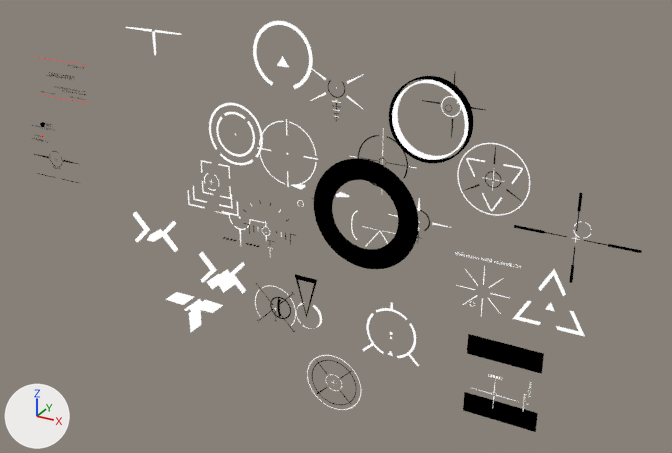
One commit to the Blender file [workfiles]/reticle.blend: the scene before it, then after it.
The view is the same before and after, from a 50 mm lens placed at (66.2, -76.2, 30.2), pointed at (26.2, -3.5, -6.1). Lighting does not change. The marker at lower left points along +X, +Y and +Z. Text is drawn in Blender's own font.

Before the edit, the objects in view are built like this:
```python
ob_acog = bpy.data.objects.new('acog', me_circle_002)
ob_acog.location = (34.27, 0.0, -4.38)
ob_b4 = bpy.data.objects.new('b4', me_plane_009)
ob_b4.location = (26.53, 0.0, 7.83)
ob_border = bpy.data.objects.new('Border', me_circle)
ob_border.location = (28.8, 0.0, -4.75)
ob_fal = bpy.data.objects.new('fal', me_circle_007)
ob_fal.location = (26.11, 0.0, -13.47)
ob_fal.rotation_euler = (1.571, 0.0, 0.0)  # degrees (90, 0, 0)
ob_ham = bpy.data.objects.new('ham', me_cylinder_006)
ob_ham.location = (23.24, 0.0, -3.71)
ob_okp = bpy.data.objects.new('okp', me_cube)
ob_okp.location = (7.17, 0.0, -20.01)
ob_plane = bpy.data.objects.new('Plane', me_plane_003)
ob_plane.location = (40.99, 0.0, 0.73)
ob_scope = bpy.data.objects.new('Scope', me_cylinder)
ob_scope.location = (17.75, 0.0, -8.62)
ob_scope2 = bpy.data.objects.new('Scope2', me_cylinder_003)
ob_scope2.location = (38.1, 0.0, 7.98)
# also in view: 'thermal' at (43.2, -1.8, -20.3); 'rm' at (19.7, -2.1, 9.7); 'romeo' at (47.1, -0.7, -9.9); 'uwu' at (11.3, -2.1, -15.3)
```
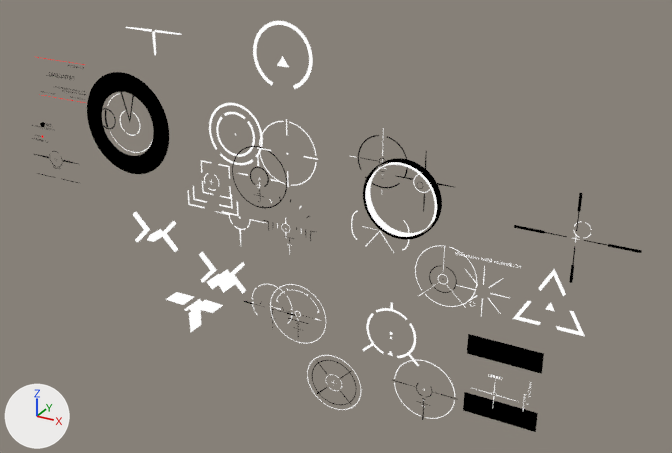
The change, as a diff of the scene's bpy script:
```diff
--- a/[workfiles]/reticle.blend.py
+++ b/[workfiles]/reticle.blend.py
@@ me_plane_009 @@
-me_plane_009.from_pydata(...)  # 234 vertices, 68 faces; spans x -2.79..2.79, y -3.96, z -3.19..1.63
+me_plane_009.from_pydata(...)  # 406 vertices, 155 faces; spans x -3.6..3.6, y -2.01..-2.0, z -3.73..3.37
+# me_plane_009 part 1: 18 loose pieces with 170 vertices, spanning x -2.79..2.79, y -3.96, z -3.19..1.63, are deleted
+# me_plane_009 part 2: 342 vertices added at x -3.6..3.6, y -2.01..-2.0, z -3.73..3.37
 me_plane_009.materials.append(mat_white)
@@ me_circle_007 @@
 # used by ob_fal; location = (26.11, 0.0, -13.47); rotation_euler = (1.571, 0.0, 0.0), in degrees (90, 0, 0)
-me_circle_007.from_pydata(...)  # 270 vertices, 131 faces; spans x -4.38..1.42, y -1.42..4.35, z 8.6..9.12
+me_circle_007.from_pydata(...)  # 418 vertices, 203 faces; spans x -4.38..3.34, y -3.34..4.35, z 2.01
+# me_circle_007 part 3: the loose piece of 44 vertices spanning x -1.42..-0.5, y -1.1..1.31, z 8.6..8.84 is scaled about its middle by (1, 1, 0), then moved by (0.0, 0.0, -6.71)
+# me_circle_007 part 4: the loose piece of 44 vertices spanning x 0.5..1.42, y -1.1..1.31, z 8.6..8.84 is scaled about its middle by (1, 1, 0), then moved by (0.0, 0.0, -6.71)
+# me_circle_007 part 5: the loose piece of 128 vertices spanning x -4.38..-2.0, y -1.19..1.19, z 8.65 is moved by (0.0, 0.0, -6.64)
+# me_circle_007 part 6: the loose piece of 26 vertices spanning x -3.56..-3.16, y -1.03..1.03, z 8.65 is moved by (0.0, 0.0, -6.64)
+# me_circle_007 part 7: the loose piece of 6 vertices spanning x -1.23..1.23, y 0.0..4.35, z 9.12 is deleted
+# me_circle_007 part 8: 6 vertices added at x -1.23..1.23, y 0.0..4.35, z 2.01
 me_circle_007.materials.append(mat_white)
@@ me_plane_003 @@
-me_plane_003.from_pydata(...)  # 826 vertices, 356 faces; spans x -3.4..3.4, y -1.3, z -3.4..3.4
+me_plane_003.from_pydata(...)  # 652 vertices, 266 faces; spans x -3.19..3.19, y -2.01..-1.34, z -3.19..3.47
+# me_plane_003 part 9: the loose piece of 192 vertices spanning x -3.4..3.4, y -1.3, z -3.4..3.4 is rebuilt with 70 vertices and now spans x -3.19..-0.2, y -1.34, z -2.1..3.18
+# me_plane_003 part 10: 11 loose pieces with 496 vertices, spanning x -2.73..2.77, y -1.3, z -1.59..3.14, are deleted
+# me_plane_003 part 11: 42 vertices removed from x -0.97..0.99, y -1.3, z -3.06..-1.45; 486 vertices added at x -2.48..3.19, y -2.01..-1.34, z -3.19..3.47
+# me_plane_003 part 12: the surface is now shaded flat
 me_plane_003.materials.append(mat_white)
@@ ob_scope @@
 ob_scope = bpy.data.objects.new('Scope', me_cylinder)
-ob_scope.location = (17.75, 0.0, -8.62)
+ob_scope.location = (20.15, 0.0, -7.75)
@@ ob_border @@
 ob_border = bpy.data.objects.new('Border', me_circle)
-ob_border.location = (28.8, 0.0, -4.75)
+ob_border.location = (0.0, 0.0, 0.0)
@@ ob_scope2 @@
 ob_scope2 = bpy.data.objects.new('Scope2', me_cylinder_003)
-ob_scope2.location = (38.1, 0.0, 7.98)
+ob_scope2.location = (35.79, 0.0, 0.67)
@@ ob_ham @@
 ob_ham = bpy.data.objects.new('ham', me_cylinder_006)
-ob_ham.location = (23.24, 0.0, -3.71)
+ob_ham.location = (20.79, 0.0, -17.95)
@@ ob_b4 @@
 ob_b4 = bpy.data.objects.new('b4', me_plane_009)
-ob_b4.location = (26.53, 0.0, 7.83)
+ob_b4.location = (35.58, 0.0, -22.66)
@@ ob_fal @@
 ob_fal = bpy.data.objects.new('fal', me_circle_007)
-ob_fal.location = (26.11, 0.0, -13.47)
+ob_fal.location = (0.0, 0.0, 0.0)
 ob_fal.rotation_euler = (1.571, 0.0, 0.0)  # degrees (90, 0, 0)
@@ ob_acog @@
 ob_acog = bpy.data.objects.new('acog', me_circle_002)
-ob_acog.location = (34.27, 0.0, -4.38)
+ob_acog.location = (16.51, 0.0, -3.28)
@@ ob_plane @@
 ob_plane = bpy.data.objects.new('Plane', me_plane_003)
-ob_plane.location = (40.99, 0.0, 0.73)
+ob_plane.location = (36.98, 0.0, -9.86)
@@ ob_scope_1 @@
 ob_scope_1 = bpy.data.objects.new('scope', me_circle_013)
-ob_scope_1.location = (17.58, 0.0, -18.31)
+ob_scope_1.location = (17.16, 0.0, -18.19)
```

Location of each change, [x1, y1, x2, y2] in pixels of the pictures (672 x 453 px; the box of a moved part takes in the faces that stretch with it):
'Border', moved
    before: [314, 159, 419, 269]
    after: [87, 72, 169, 174]
'Scope2', moved
    before: [389, 74, 485, 163]
    after: [363, 151, 454, 240]
'Plane', reshaped, moved (15% narrower, 14% shorter)
    before: [457, 143, 530, 216]
    after: [415, 245, 477, 308]
'fal', reshaped, moved
    before: [270, 274, 322, 329]
    after: [102, 92, 152, 153]
'b4', reshaped, moved (22% wider, 9% taller)
    before: [310, 67, 364, 122]
    after: [392, 360, 458, 420]
'acog', moved
    before: [388, 198, 451, 244]
    after: [232, 146, 287, 208]
'ham', moved
    before: [223, 184, 349, 247]
    after: [270, 284, 326, 344]
'scope', moved
    before: [255, 283, 296, 332]
    after: [244, 284, 295, 328]
'Scope', moved
    before: [243, 200, 296, 249]
    after: [262, 197, 315, 254]
part 1 of me_plane_009, deleted
    before: [310, 67, 364, 122]
part 2 of me_plane_009, added
    after: [392, 360, 458, 420]
part 3 of me_circle_007, moved or reshaped
    before: [296, 302, 304, 324]
    after: [120, 111, 125, 131]
part 4 of me_circle_007, moved or reshaped
    before: [312, 305, 322, 328]
    after: [133, 113, 140, 134]
part 5 of me_circle_007, moved or reshaped
    before: [270, 297, 291, 319]
    after: [102, 108, 116, 129]
part 6 of me_circle_007, moved or reshaped
    before: [277, 298, 281, 317]
    after: [105, 110, 108, 127]
part 7 of me_circle_007, deleted
    before: [295, 274, 317, 318]
part 8 of me_circle_007, added
    after: [121, 92, 134, 121]
part 9 of me_plane_003, rebuilt (61% narrower, 38% shorter)
    before: [457, 143, 530, 216]
    after: [415, 245, 443, 290]
part 10 of me_plane_003, deleted
    before: [463, 146, 523, 202]
part 11 of me_plane_003, built on
    before: [482, 193, 502, 211]
    after: [418, 246, 477, 308]
